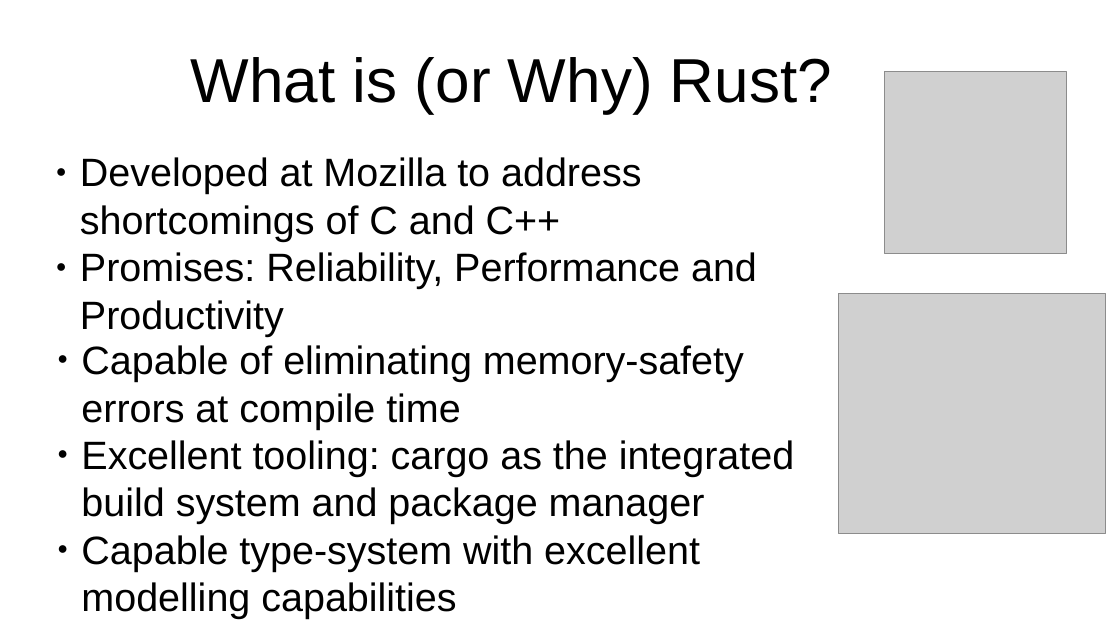
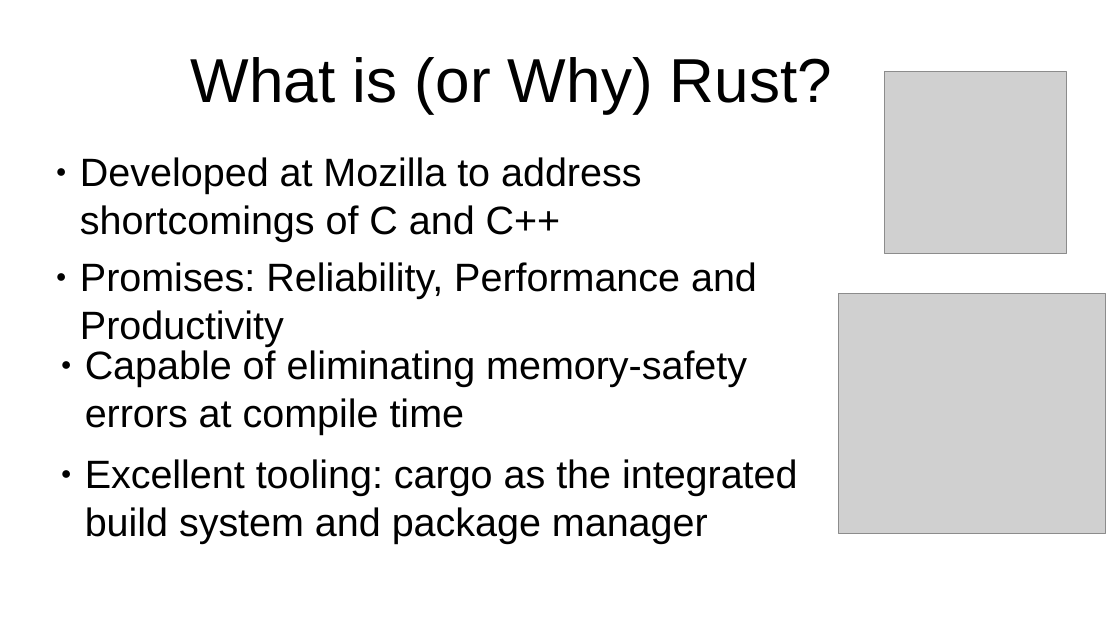
Before and after one commit to us-irs/embedded-rust-workshop, a slide deck: slide 2 of slides/embedded-rust-workshop.odp. Drawn at 1120x630 pixels with LibreOffice and Linux fonts; fonts in the diff are those of the drawing; grey boxes stand for pictures. Boxes give left, top, right and bottom in pixels: in the first picture for what was removed or moved away, otherwise in the second. Text is boxed around its words. In the diff, an @@ line names an element or a change of style, - is before the commit and + after.

```diff
--- a/slides/embedded-rust-workshop.odp
+++ b/slides/embedded-rust-workshop.odp
@@ subtitle "Developed at Mozilla to address ..." at (x1=80, y1=157, x2=757, y2=347): more space between paragraphs @@
@@ text "Capable of eliminating memory-safety errors ..." at (x1=85, y1=350, x2=798, y2=544): more space between paragraphs @@
@@ text at (x1=81, y1=535, x2=700, y2=619): paragraph removed @@
-● Capable type-system with excellent modelling capabilities
```
Also in this commit, not shown: 2 other slides changed, 3 slides added.
